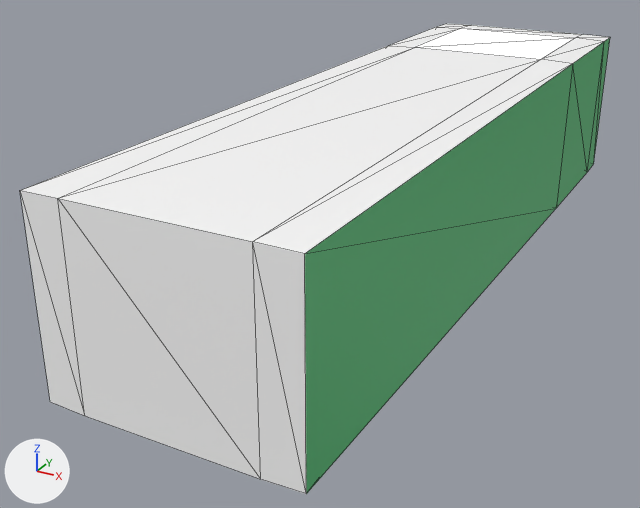
Renders of the glTF model scenes/cornell.gltf from each side of a commit.
Both versions are drawn from a 50 mm lens placed at (6.1, -19.18, 6.58), pointed at (-1.03, -6.22, 0.1). The lights are fixed; the arrows at lower left show +X, +Y and +Z. Mesh edges are drawn as thin lines. Vertices at the same position are counted once.

The older version as bpy lines, for what is in view:
```python
me_cube = bpy.data.meshes.new('Cube')
me_cube.from_pydata(...)  # 64 vertices, 120 faces; spans x -2.0..2.0, y -12.03..2.07, z -0.1..3.0
# faces by material slot: [92, 12, 12, 4]
me_cube.materials.append(mat_white)  # white #ffffff
me_cube.materials.append(mat_green)  # green #43b86b
me_cube.materials.append(mat_red)  # red #e74d39
me_cube.materials.append(mat_light)  # white #e7e7e7
ob_cube = bpy.data.objects.new('Cube', me_cube)
ob_cube.location = (0.0, 0.0, 0.0)
```
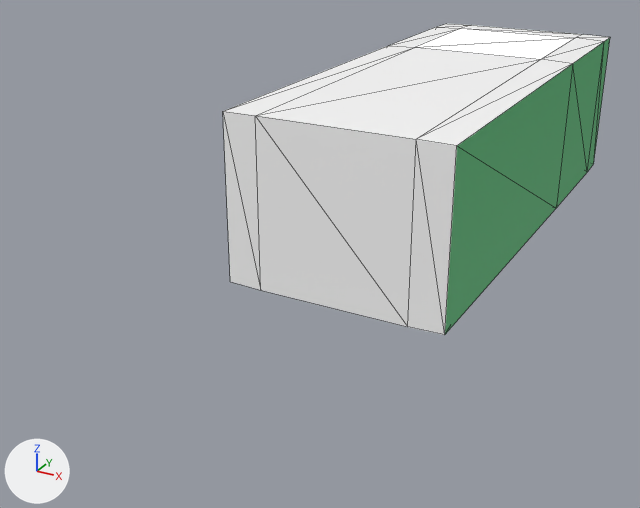
The change in detail:
me_cube has 64 vertices, 120 faces and spans x -2.0..2.0, y -12.03..2.07, z -0.1..3.0.
me_cube is used by ob_cube; location (0.0, 0.0, 0.0).
me_cube part 1: all 16 vertices in x -1.99..1.99, y -12.03..-11.96, z -0.07..2.97 are moved by (0.0, 4.31, 0.0).

Boxes (x1, y1, x2, y2) around the edits, measured in the pictures (640 x 508 px; the box of a moved part takes in the faces that stretch with it):
'Cube', reshaped (34% narrower, 34% shorter): before (20, 24, 610, 494); after (223, 24, 610, 335)
part 1 of me_cube, moved or reshaped: before (20, 46, 567, 494); after (223, 46, 567, 335)
